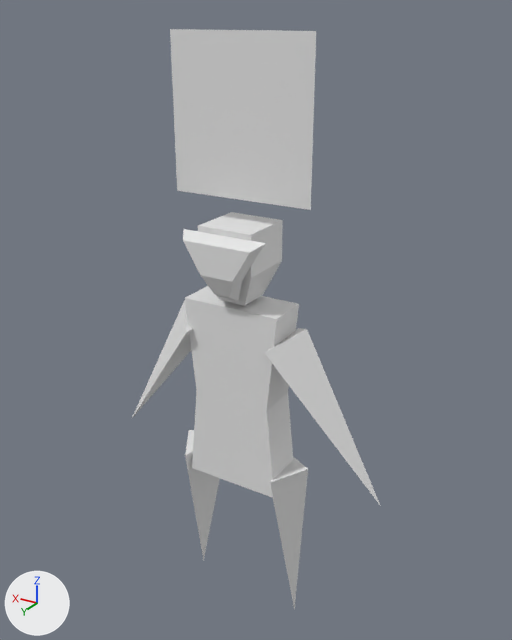
A saved change to the glTF model spatial-memory-match/assets/char_base.glb.
Camera for both pictures: a 50 mm lens placed at (-2.1, 3.33, 3.72), pointed at (-0.04, -0.11, 2.01). The axes (+X, +Y, +Z) are drawn at lower left. The lights are the same throughout. The first picture is the older version. Objects named as collision shapes, trigger or cutter boxes, shadow casters or lower levels of detail are left out. Where no turn or scale is listed for an object, it has been applied to the vertices. Vertices at exactly the same position are counted once.

Names of what the first picture shows: 'Arm_L', 'Arm_R', 'Body', 'Head', 'Leg_L', 'Leg_R', 'Mask', 'Want'.
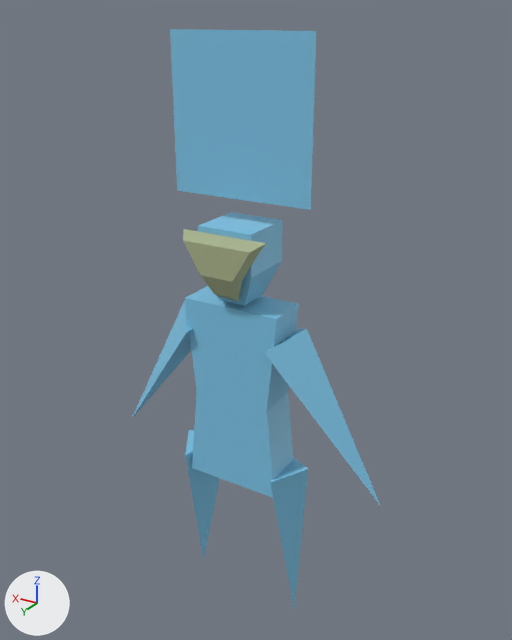
Commit message: NPC feedback when satisfied

The change, as JSON lines over the scene's bpy script:
```json
{"op": "add", "block": "mat_char_primary", "code": ["mat_char_primary = principled_material('Char_primary')", "mat_char_primary.base_color = (0.207, 0.558, 0.8)  # blue #7ec5e7"]}
{"op": "add", "block": "mat_mask_primary", "code": ["mat_mask_primary = principled_material('Mask_primary')", "mat_mask_primary.base_color = (0.402, 0.452, 0.258)  # greyish green #aab38b"]}
{"op": "add", "block": "mat_char_satisfied", "code": ["mat_char_satisfied = principled_material('Char_satisfied')", "mat_char_satisfied.base_color = (0.108, 0.32, 0.082)  # green #5c9951"]}
{"block": "me_plane_002", "where": "# used by ob_arm_l; location = (-0.489, -0.004, 1.763)"}
{"op": "remove", "block": "me_plane_002", "code": "me_plane_002.from_pydata(...)  # 4 vertices, 4 faces; spans x -0.475..0.219, y -0.201..0.195, z -0.719..0.312"}
{"op": "add", "block": "me_plane_002", "code": "me_plane_002.from_pydata(...)  # 7 vertices, 5 faces; spans x -0.475..0.219, y -0.201..0.195, z -0.719..0.312"}
{"block": "me_plane_002", "change": "me_plane_002 part 1: 4 faces spanning x -0.475..0.219, y -0.201..0.195, z -0.719..0.312 switch from no material to mat_char_primary (blue #7ec5e7)"}
{"block": "me_plane_002", "change": "edits to the shape of me_plane_002 do not show in these pictures"}
{"op": "add", "block": "me_plane_002", "code": "me_plane_002.materials.append(mat_char_satisfied)  # green #5c9951"}
{"block": "me_plane_003", "where": "me_plane_003.from_pydata(...)  # 4 vertices, 4 faces; spans x -0.219..0.475, y -0.195..0.201, z -0.719..0.312"}
{"op": "add", "block": "me_plane_003", "code": "me_plane_003.materials.append(mat_char_primary)  # blue #7ec5e7"}
{"block": "me_cube", "where": "me_cube.from_pydata(...)  # 12 vertices, 20 faces; spans x -0.318..0.318, y -0.134..0.134, z -0.611..0.611"}
{"op": "remove", "block": "me_cube", "code": "me_cube.materials.append(mat_material)  # white #e7e7e7"}
{"op": "add", "block": "me_cube", "code": "me_cube.materials.append(mat_char_primary)  # blue #7ec5e7"}
{"block": "me_cube_001", "where": "me_cube_001.from_pydata(...)  # 12 vertices, 20 faces; spans x -1.0..1.0, y -1.0..1.0, z -1.33..1.26"}
{"op": "add", "block": "me_cube_001", "code": "me_cube_001.materials.append(mat_char_primary)  # blue #7ec5e7"}
{"block": "me_plane", "where": "me_plane.from_pydata(...)  # 4 vertices, 4 faces; spans x -0.106..0.136, y -0.181..0.203, z -0.859..0.295"}
{"op": "add", "block": "me_plane", "code": "me_plane.materials.append(mat_char_primary)  # blue #7ec5e7"}
{"block": "me_plane_001", "where": "me_plane_001.from_pydata(...)  # 4 vertices, 4 faces; spans x -0.128..0.112, y -0.161..0.223, z -0.859..0.295"}
{"op": "add", "block": "me_plane_001", "code": "me_plane_001.materials.append(mat_char_primary)  # blue #7ec5e7"}
{"block": "me_cube_002", "where": "me_cube_002.from_pydata(...)  # 20 vertices, 36 faces; spans x -2.56..2.56, y -0.39..0.55, z -1.04..1.91"}
{"op": "add", "block": "me_cube_002", "code": "me_cube_002.materials.append(mat_mask_primary)  # greyish green #aab38b"}
{"block": "me_plane_004", "where": "me_plane_004.from_pydata(...)  # 4 vertices, 2 faces; spans x -0.441..0.441, y 0.0, z -0.441..0.441"}
{"op": "add", "block": "me_plane_004", "code": "me_plane_004.materials.append(mat_char_primary)  # blue #7ec5e7"}
```

What differs and where, as boxes [x1, y1, x2, y2] in the pictures (512 x 640 px):
```json
{"object": "Want", "change": "recoloured", "before": [170, 29, 316, 210], "after": [170, 29, 316, 210], "on screen": "white to blue"}
{"object": "Body", "change": "recoloured", "before": [185, 286, 299, 498], "after": [185, 286, 299, 498], "on screen": "white to blue"}
{"object": "Mask", "change": "recoloured", "before": [183, 229, 266, 301], "after": [183, 229, 266, 301], "on screen": "white to greyish green"}
{"object": "Head", "change": "recoloured", "before": [198, 212, 283, 306], "after": [198, 212, 283, 306], "on screen": "white to blue"}
{"object": "Leg_L", "change": "recoloured", "before": [270, 457, 308, 610], "after": [270, 457, 308, 610], "on screen": "white to blue"}
{"object": "Arm_R", "change": "recoloured", "before": [132, 300, 193, 418], "after": [132, 300, 193, 418], "on screen": "white to blue"}
{"object": "Leg_R", "change": "recoloured", "before": [185, 430, 220, 561], "after": [185, 430, 220, 561], "on screen": "white to blue"}
{"part": 1, "of": "me_plane_002", "change": "recoloured", "before": [265, 328, 381, 506], "after": [265, 328, 381, 506], "on screen": "white to blue"}
```
